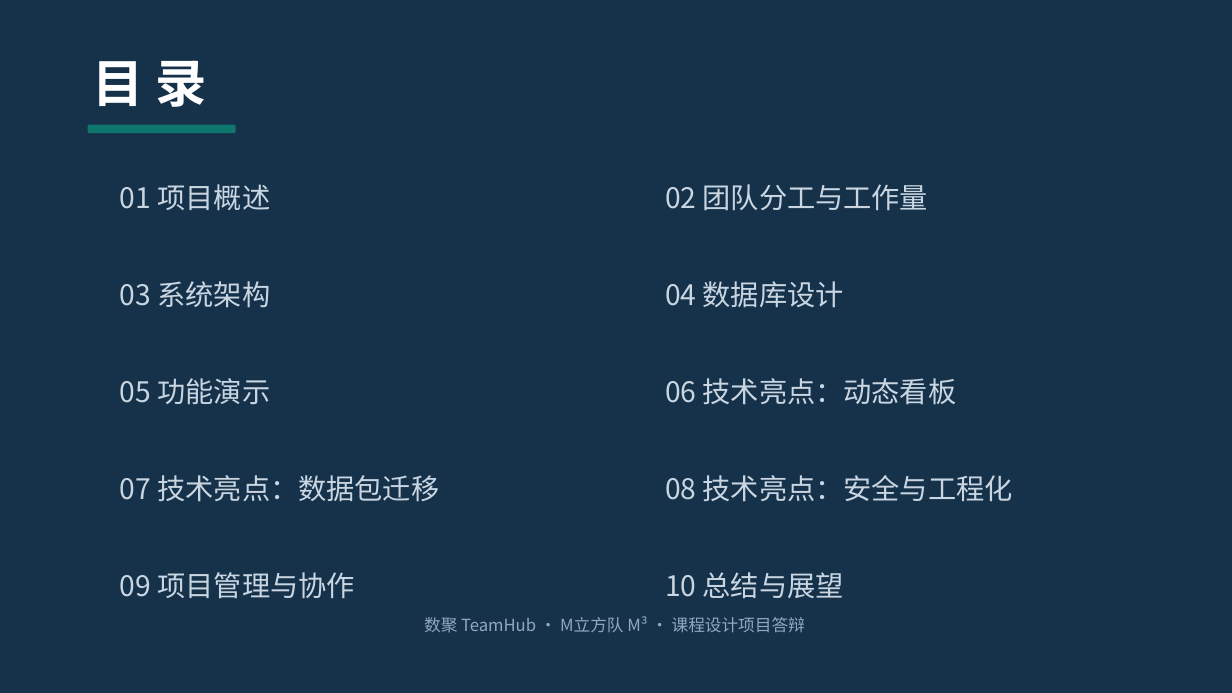
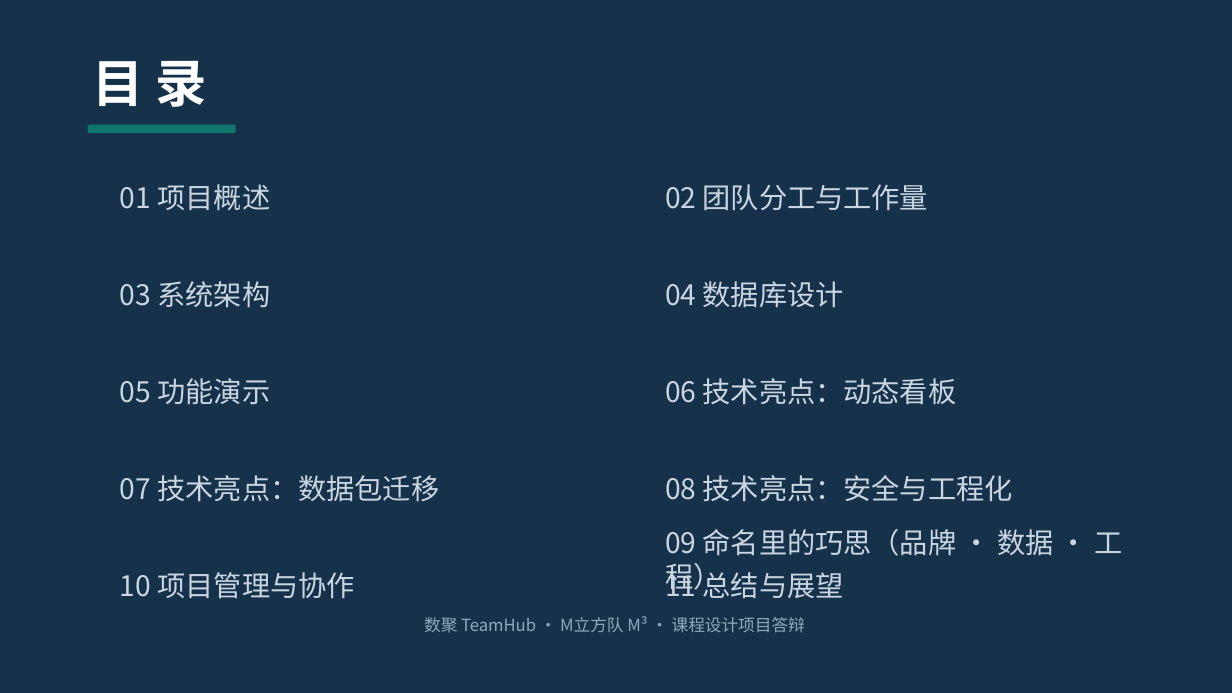
Before and after one commit to mon3trteam/nku2026DBdev, a slide deck: slide 2 of code/data/team/06-项目展示PPT/M立方队_项目展示PPT(2413421_2411672_2412796_2411282).pptx. Drawn at 1232x693 pixels with LibreOffice and Linux fonts; fonts in the diff are those of the drawing. Boxes give left, top, right and bottom in pixels: in the first picture for what was removed or moved away, otherwise in the second. Text is boxed around its words. In the diff, an @@ line names an element or a change of style, - is before the commit and + after.

```diff
--- a/code/data/team/06-项目展示PPT/M立方队_项目展示PPT(2413421_2411672_2412796_2411282).pptx
+++ b/code/data/team/06-项目展示PPT/M立方队_项目展示PPT(2413421_2411672_2412796_2411282).pptx
@@ text at bbox=[665, 529, 1122, 556]: paragraph added @@
+09 命名里的巧思（品牌 · 数据 · 工程）
@@ text at bbox=[665, 568, 844, 599]: text changed @@
-10 总结与展望
+11 总结与展望
@@ text at bbox=[120, 572, 355, 599]: text changed @@
-09 项目管理与协作
+10 项目管理与协作
```
Also in this commit, not shown: 2 other slides changed, 1 slide added, 4 other files.
